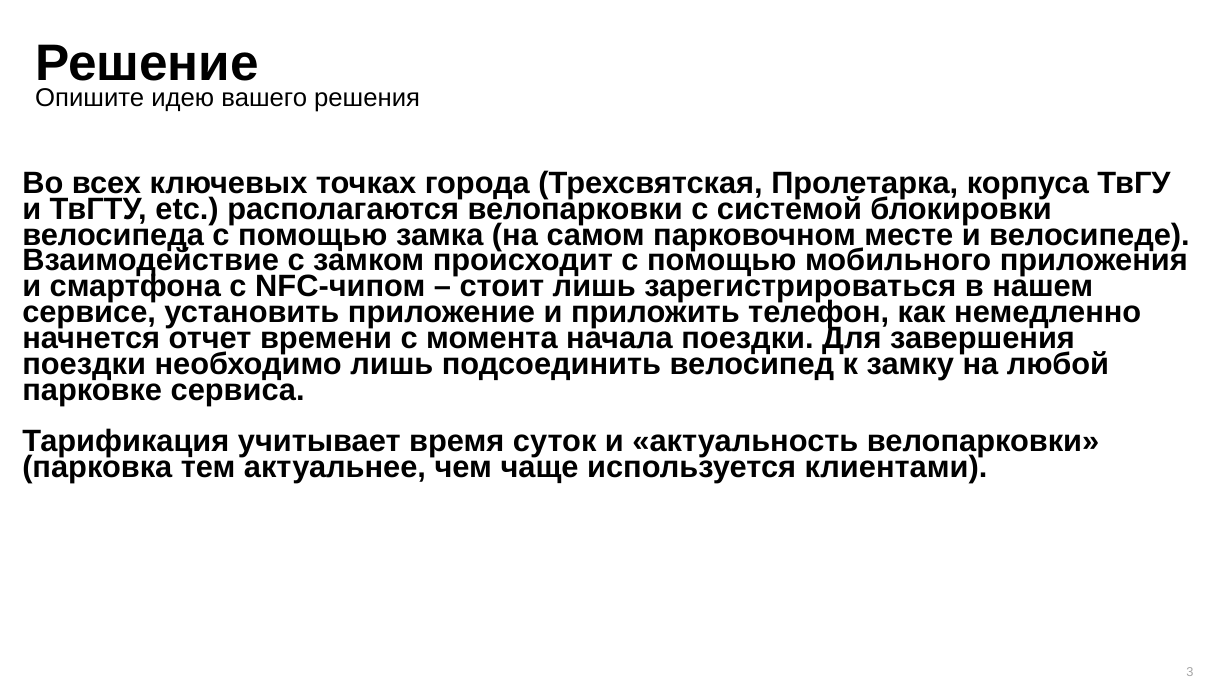
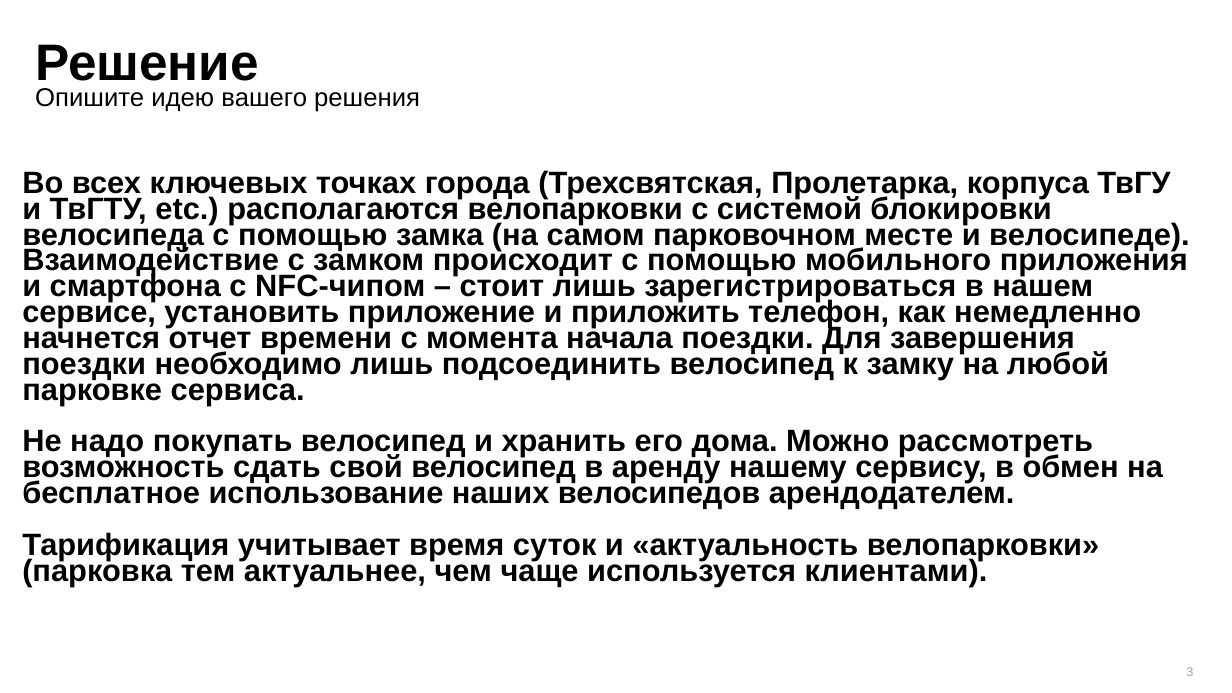
Before and after one commit to BulkSecurityGeneratorProject2/hackathon, a slide deck: slide 3 of Презентация.pptx. Drawn at 1232x693 pixels with LibreOffice and Linux fonts; fonts in the diff are those of the drawing. Boxes give left, top, right and bottom in pixels: in the first picture for what was removed or moved away, otherwise in the second. Text is boxed around its words. In the diff, an @@ line names an element or a change of style, - is before the commit and + after.

```diff
--- a/Презентация.pptx
+++ b/Презентация.pptx
@@ text at [22, 429, 1163, 509]: paragraph added @@
+Не надо покупать велосипед и хранить его дома. Можно рассмотреть возможность сдать свой велосипед в аренду нашему сервису, в обмен на бесплатное использование наших велосипедов арендодателем.
```
Also in this commit, not shown: 2 other slides changed, 1 slide added, 1 other file.
